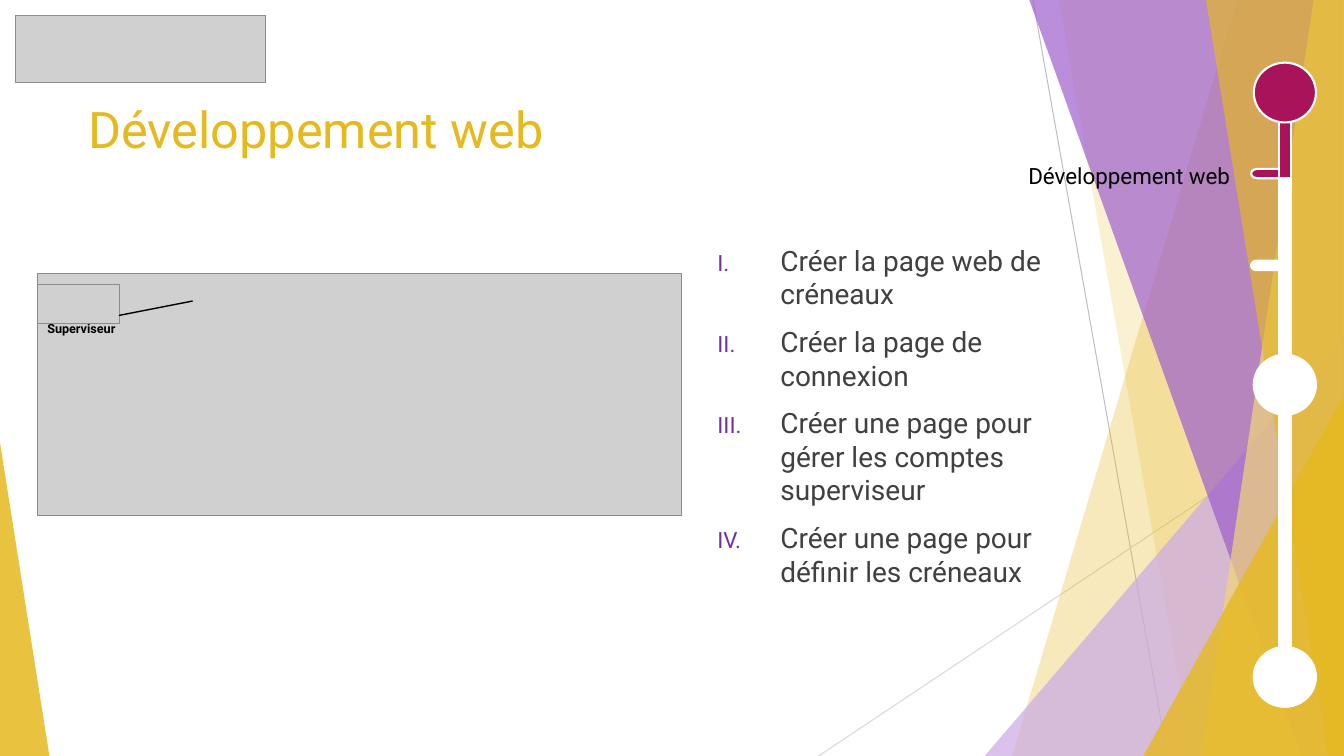
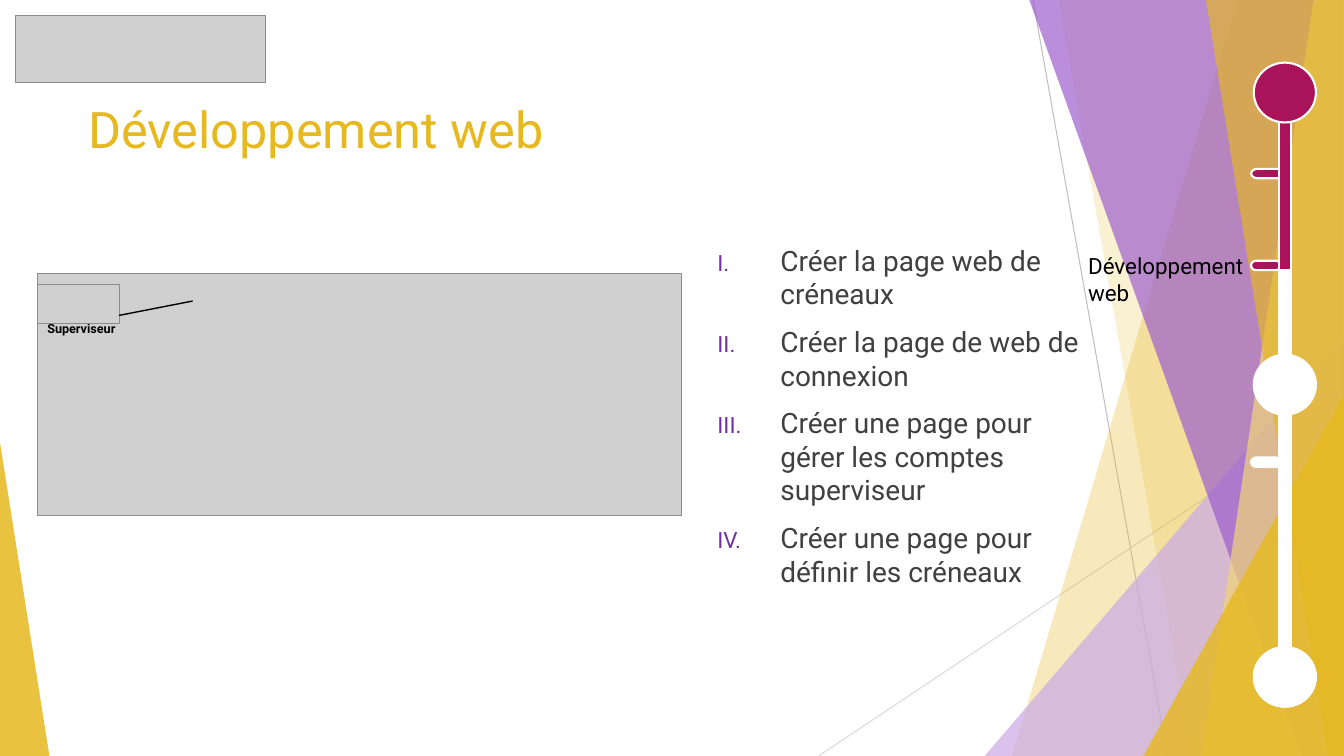
Before and after one commit to GuiguiMvn/Systeme-Escape-Game-Telethon, a slide deck: slide 4 of Cyril/Projet Théléton.pptx (slide 3 before the commit). Drawn at 1344x756 pixels with LibreOffice and Linux fonts; fonts in the diff are those of the drawing; grey boxes stand for pictures. Boxes give left, top, right and bottom in pixels: in the first picture for what was removed or moved away, otherwise in the second. Text is boxed around its words. In the diff, an @@ line names an element or a change of style, - is before the commit and + after.

```diff
--- a/Cyril/Projet Théléton.pptx
+++ b/Cyril/Projet Théléton.pptx
@@ rectangle: place and size @@
-rectangle at [1279, 107, 1291, 178]
+rectangle at [1279, 107, 1291, 270]
@@ text "Développement web" rewrapped from [1028, 163, 1230, 190] to [1088, 253, 1243, 307] @@
@@ pill shape at [1251, 261, 1280, 270]: fill #FFFFFF to #A8135A @@
@@ text at [780, 331, 1079, 387]: text changed @@
-II. Créer la page de connexion
+II. Créer la page de web de connexion
@@ pill shape added at [1251, 458, 1280, 467], fill #FFFFFF, outline #FFFFFF 1.5 pt @@
```
Also in this commit, not shown: 4 other slides changed, 1 slide added, 3 other files.
